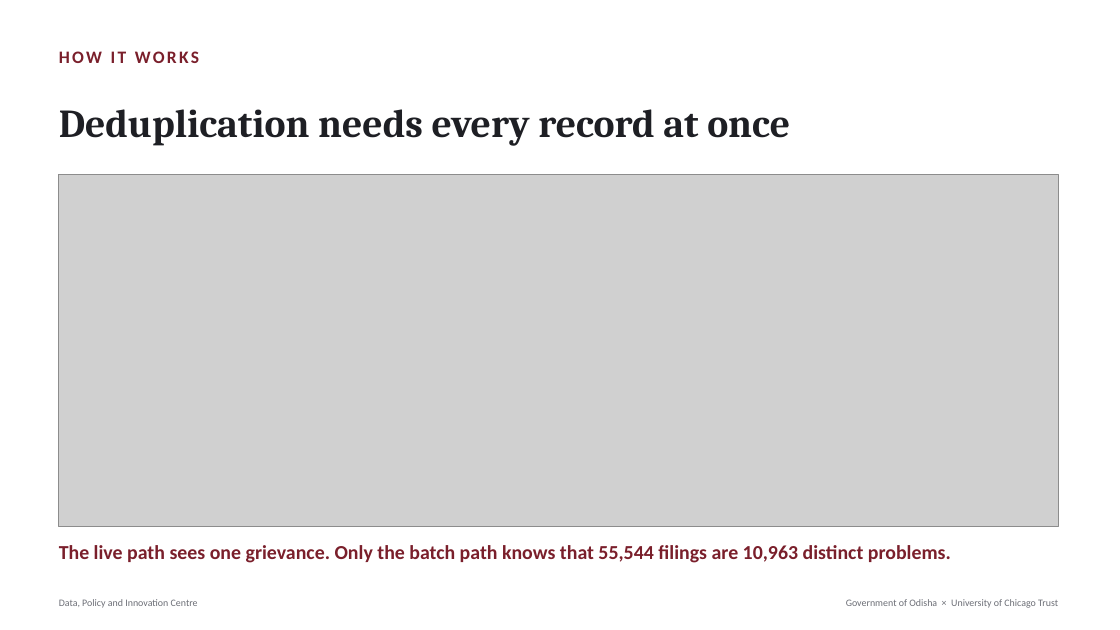
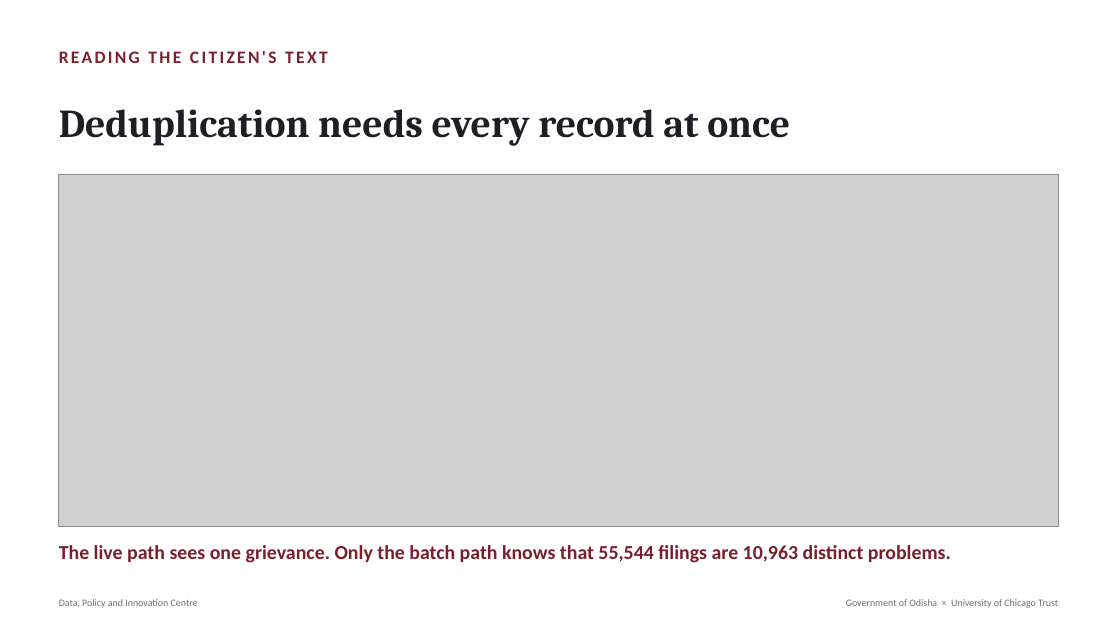
Before and after one commit to Data-Policy-and-Innovation-Centre/janasunani, a slide deck: slide 3 of docs/presentations/2026-08-24-timing-quality/Janasunani_2.0_Timing_and_Quality.pptx. Drawn at 1120x630 pixels with LibreOffice and Linux fonts; fonts in the diff are those of the drawing; grey boxes stand for pictures. Boxes give left, top, right and bottom in pixels: in the first picture for what was removed or moved away, otherwise in the second. Text is boxed around its words. In the diff, an @@ line names an element or a change of style, - is before the commit and + after.

```diff
--- a/docs/presentations/2026-08-24-timing-quality/Janasunani_2.0_Timing_and_Quality.pptx
+++ b/docs/presentations/2026-08-24-timing-quality/Janasunani_2.0_Timing_and_Quality.pptx
@@ text at bbox=[59, 51, 327, 63]: text changed @@
-HOW IT WORKS
+READING THE CITIZEN'S TEXT
```
Also in this commit, not shown: 2 other slides changed, 3 other files.
